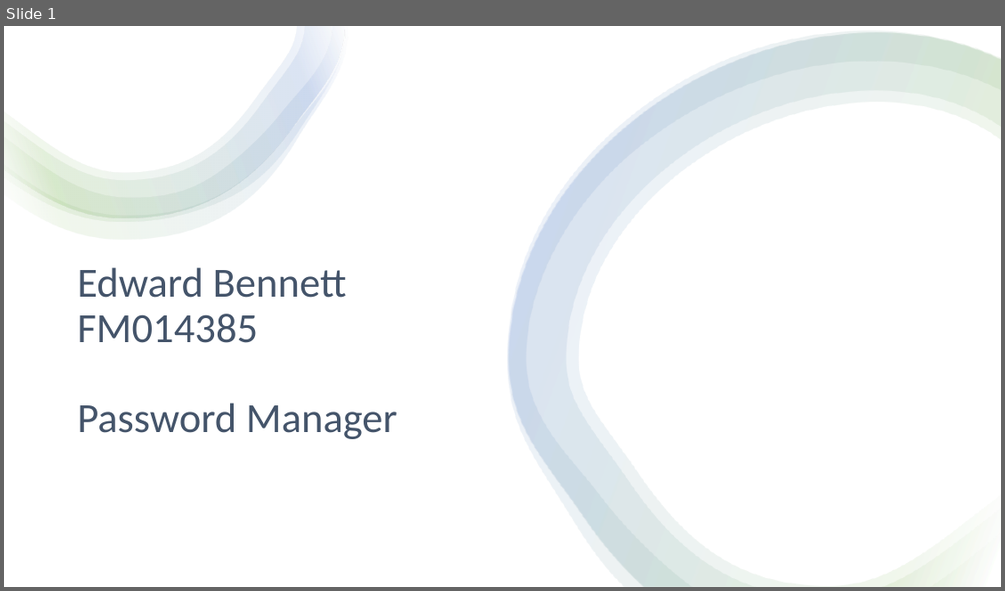
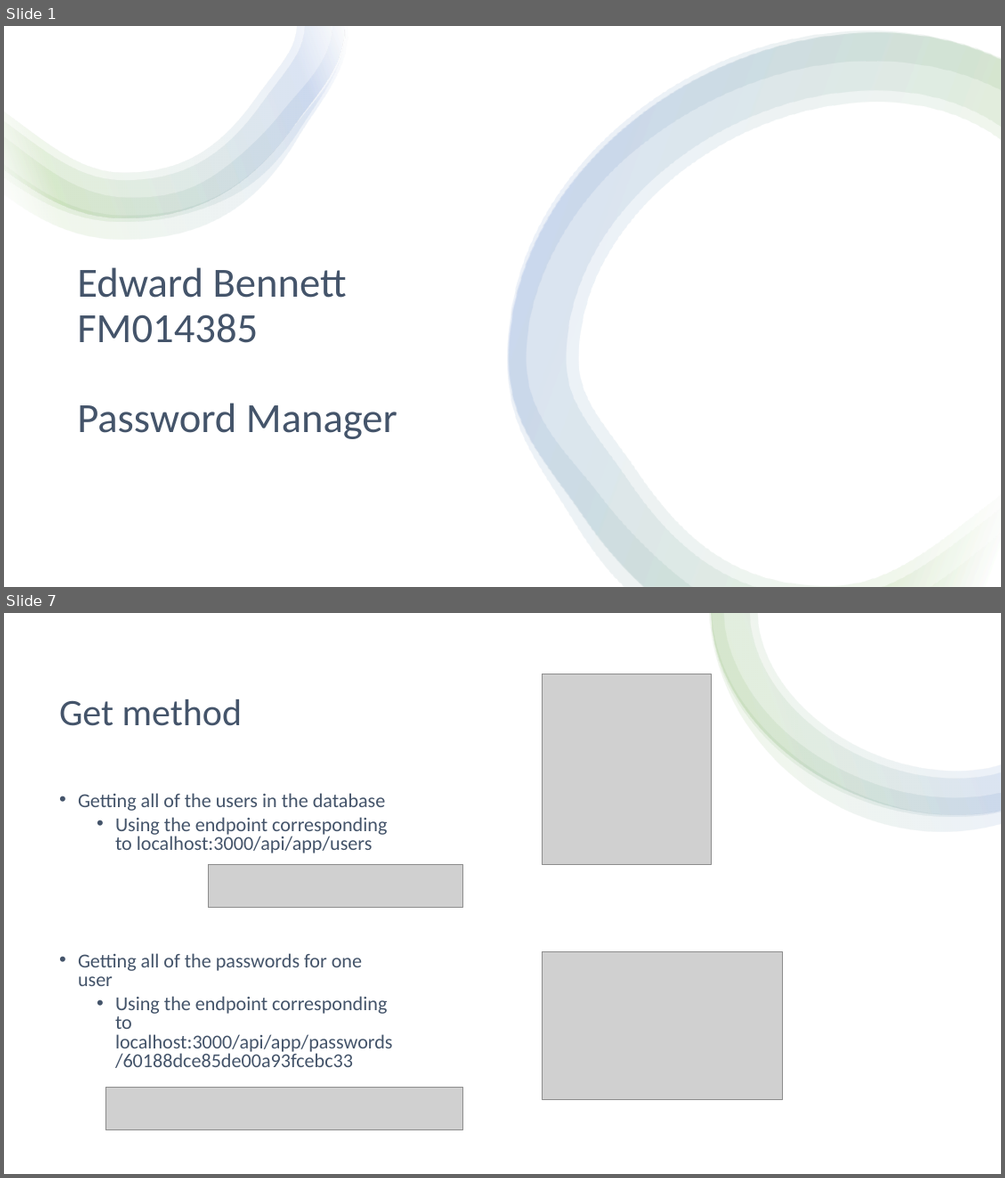
Before and after one commit to EWBennett/password-manager, a slide deck: Project Write-up/Presentation.pptx. Shown one above the other, each under a label of ours: slide 1 before the commit, slides 1 and 7 after it; the slides between them are not shown. The pictures are 1005x591 and 1005x1178 pixels, drawn with LibreOffice and Linux fonts; fonts in the diff are those of the drawing; grey boxes stand for pictures. Boxes give left, top, right and bottom in pixels: in the first picture for what was removed or moved away, otherwise in the second. Text is boxed around its words. In the diff, an @@ line names an element or a change of style, - is before the commit and + after.

Commit message:
Fixed editing passwords

```diff
--- a/Project Write-up/Presentation.pptx
+++ b/Project Write-up/Presentation.pptx
@@ slide 7 added at box(4, 613, 1001, 1174), background #FFFFFF @@
@@ rectangle added at box(4, 613, 1001, 1174), fill #FFFFFF @@
@@ group added at box(710, 613, 1001, 831): 4 freeform shapes @@
@@ picture added at box(542, 674, 712, 865) @@
@@ title added at box(59, 699, 242, 726), 36 pt, text #44546A @@
+Get method
@@ text added at box(78, 793, 393, 1068), 19 pt, text #44546A @@
+• Getting all of the users in the database
+  • Using the endpoint corresponding to localhost:3000/api/app/users
+• Getting all of the passwords for one user
+  • Using the endpoint corresponding to localhost:3000/api/app/passwords/60188dce85de00a93fcebc33
@@ picture added at box(208, 865, 462, 908) @@
@@ picture added at box(542, 952, 783, 1100) @@
@@ picture added at box(105, 1087, 463, 1130) @@
```
Also in this commit, not shown: 3 slides changed, 5 other slides added, 1 slide removed, 3 other files.
